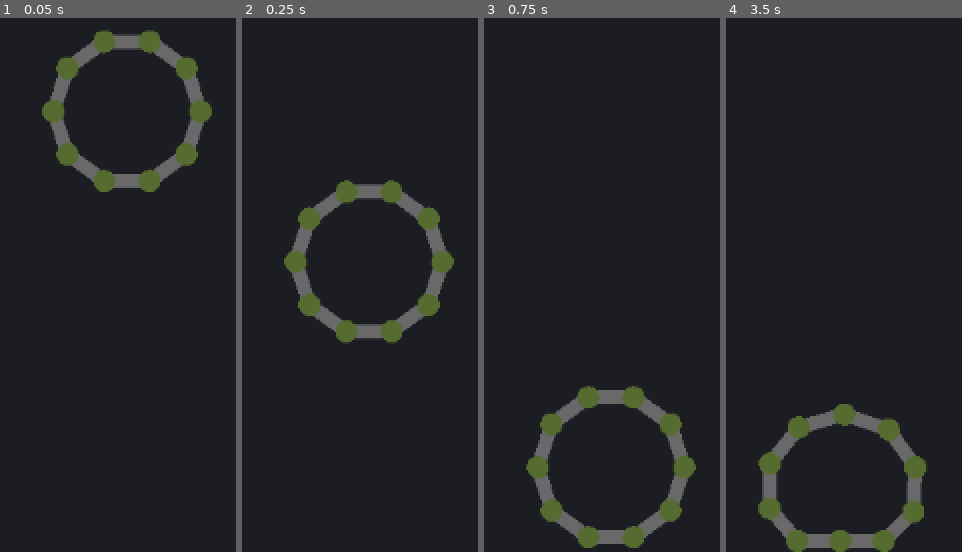
Above: before the commit, frames 1-4 (left to right).
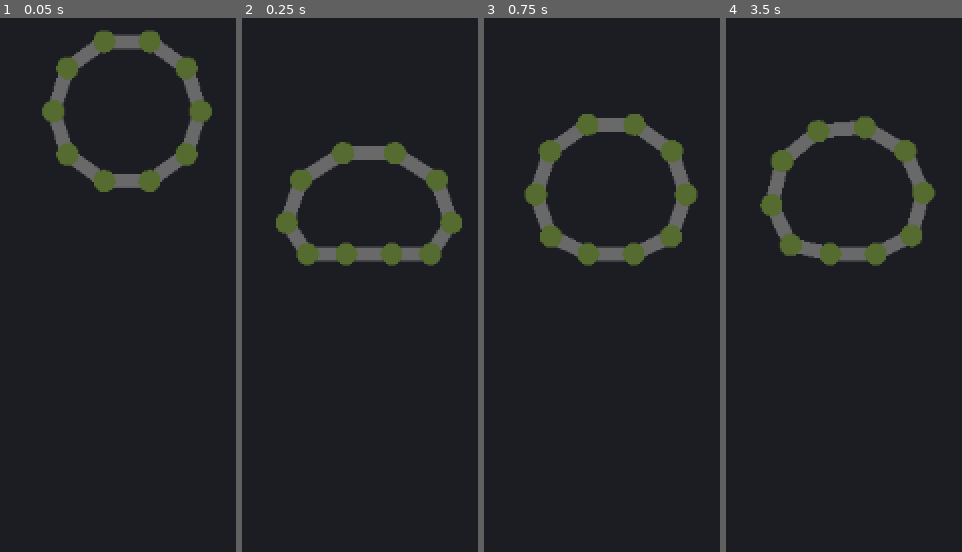
Above: after the commit, the same moments.

Repository: Argonbart/GoPrototyping
Game: Godot game, scene res://softbody/soft_body_level.tscn
The game is run twice, just before and just after one commit, with the same random seed, the same clock (stepped at 60 frames per second) and the same inputs. This scene is started directly instead of the project's main scene.
Inputs (mouse positions are in pixels of both pictures, inside the frame that each line leads up to):
- Up to frame 1 (0.05 s): no input
- Up to frame 2 (0.25 s): no input
- Up to frame 3 (0.75 s): tap Enter (ui_accept) at 0.5 s; move the mouse to (outside the picture) at 0.52 s; hold 1 (1) from 0.53 s (still down)
- Up to frame 4 (3.5 s): tap Enter (ui_accept) at 0.77, 1.52, 3.02 s; tap 2 (2) at 0.8, 1.35 s; move the mouse to (outside the picture) at 1.27 s; release 1 (1) at 1.28 s; tap 3 (3) at 1.55 s; move the mouse to (outside the picture) at 2.02 s; hold 3 (3) 2.03-2.78 s; tap 4 (4) at 2.3, 2.85 s; move the mouse to (773, 285) at 2.77 s; tap 1 (1) at 3.05 s

Frame 1 is identical in both runs. In frame 2, 11% of the frame differs, in the area x 14-94%, y 23-61%; in frame 3, 12%, in the area x 16-91%, y 17-100%; in frame 4, 12%.

Commit message:
softbodies colliding with godot physics bodies

Diff:
--- a/soft_bodies/softbody/soft_body.gd
+++ b/soft_bodies/softbody/soft_body.gd
@@ -15,6 +15,7 @@
 
 func _ready() -> void:
 	setup(number_of_points, desired_area * desired_area_multiplier, 0.5, CONSTRAINT_STIFFNESS)
+	# setup_single_point()
 
 
 func setup(num_points: int, area: float, constraint_length: float, constraint_stiffness: float):
@@ -32,13 +33,20 @@
 		constraints.append(SBConstraint.new(p_a, p_b, constraint_length, constraint_stiffness))
 
 
+func setup_single_point():
+	clear()
+	var spawn_pos = global_position
+	var point = SBPoint.new(spawn_pos, 8.0)
+	points.append(point)
+
+
 func clear():
 	constraints.clear()
 	points.clear()
 
 
 func _physics_process(_delta: float) -> void:
-
+	var space_state = get_world_2d().direct_space_state
 	# --- verlet integration ---
 	for p in points:
 		var temp_pos = p.position
@@ -48,11 +56,25 @@
 		var next_pos = p.position + velocity
 
 		# collision
-		# ...
-		# use raycast query: https://docs.godotengine.org/en/stable/tutorials/physics/ray-casting.html#raycast-query
+		var query = PhysicsRayQueryParameters2D.create(p.position, next_pos)
+		var result := space_state.intersect_ray(query)
+		if result:
+			# reflect velocity vector on the surface of the collision object using a projection on the normal
+			var normal = result.normal
+			var intersection = result.position
+			var v_remaining = next_pos - intersection
+			# normal should already have unit length so v_proj_n = v * n * n
+			# else v_proj_n would be (v * n) / (n * n) * n
+			var v_proj_n = v_remaining * normal * normal
+			var v_reflected = v_remaining - 2 * v_proj_n
 
-		p.position += velocity
-		p.previous_position = temp_pos
+			p.position = intersection + v_reflected
+			p.previous_position = intersection
+
+		# no collision happening
+		else:
+			p.position += velocity
+			p.previous_position = temp_pos
 
 		# gravity
 		p.position += Vector2.DOWN
@@ -60,13 +82,22 @@
 	# --- handle constraints and area constraint ---
 	for i in range(CONSTRAINT_SOLVER_STEPS):
 		accumulate_constraint_offsets()
-		accumulate_area_offsets()
+		if points.size() > 2: # temporary guard for single points
+			accumulate_area_offsets()
 
 		for p in points:
 			p.apply_displacement()
 
 	for p in points:
 		p.limit_to_bounds(get_viewport_rect().size * 0.5)
+
+	# limit to geometry
+	for p in points:
+		var move_dir = (p.position - p.previous_position).normalized()
+		var query = PhysicsRayQueryParameters2D.create(p.previous_position - move_dir, p.position)
+		var result := space_state.intersect_ray(query)
+		if result:
+			p.position = result.position
 
 
 func accumulate_constraint_offsets():
--- a/soft_bodies/softbody/soft_body_level.tscn
+++ b/soft_bodies/softbody/soft_body_level.tscn
@@ -3,7 +3,8 @@
 [ext_resource type="Script" uid="uid://b0tacqei7k716" path="res://softbody/soft_body.gd" id="1_23gtn"]
 [ext_resource type="Script" uid="uid://b3kmc7cyr58wo" path="res://softbody/soft_body_renderer.gd" id="2_d3k81"]
 
-[sub_resource type="WorldBoundaryShape2D" id="WorldBoundaryShape2D_23gtn"]
+[sub_resource type="RectangleShape2D" id="RectangleShape2D_23gtn"]
+size = Vector2(951, 40)
 
 [node name="SoftBodyLevel" type="Node2D"]
 
@@ -17,7 +18,7 @@
 [node name="Camera2D" type="Camera2D" parent="."]
 
 [node name="StaticBody2D" type="StaticBody2D" parent="."]
-position = Vector2(0, 214)
+position = Vector2(0, 129)
 
 [node name="CollisionShape2D" type="CollisionShape2D" parent="StaticBody2D"]
-shape = SubResource("WorldBoundaryShape2D_23gtn")
+shape = SubResource("RectangleShape2D_23gtn")
